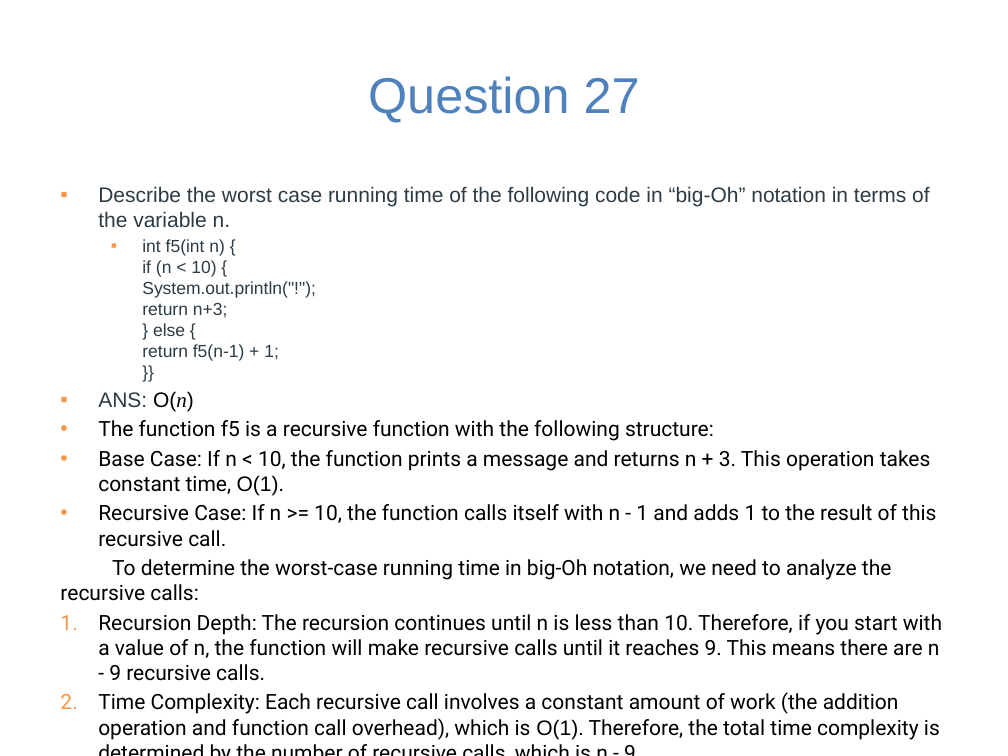
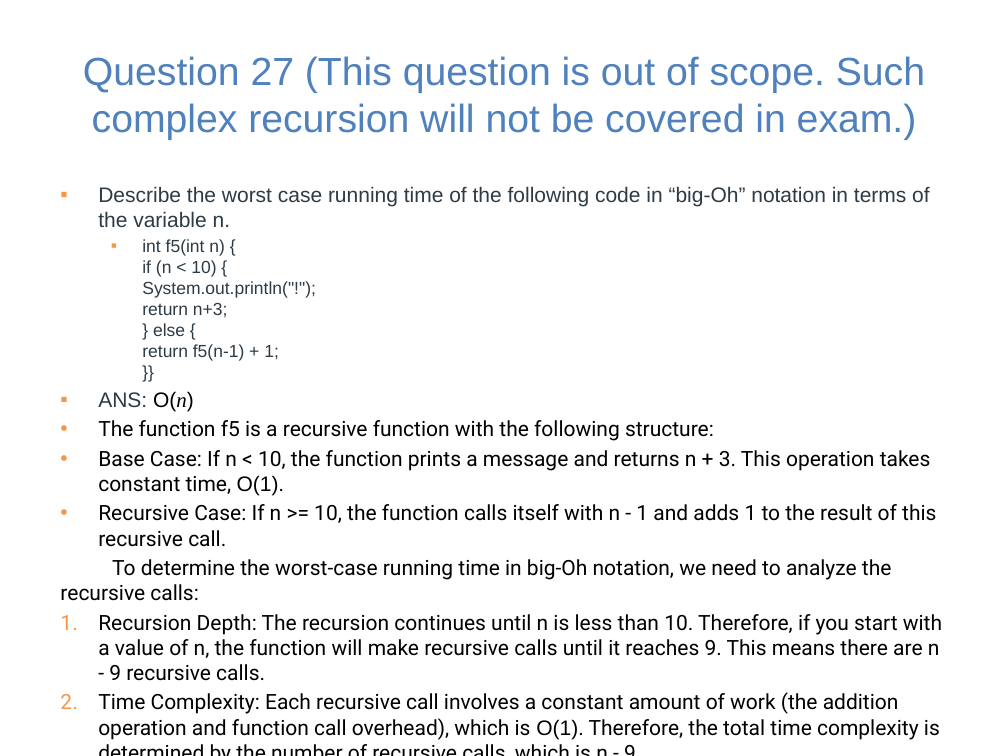
Before and after one commit to guhofstra/CSC111Fa25, a slide deck: slide 26 of PPTs/Quiz/MidtermExam2024.pptx. Drawn at 1008x756 pixels with LibreOffice and Linux fonts; fonts in the diff are those of the drawing. Boxes give left, top, right and bottom in pixels: in the first picture for what was removed or moved away, otherwise in the second. Text is boxed around its words. In the diff, an @@ line names an element or a change of style, - is before the commit and + after.

```diff
--- a/PPTs/Quiz/MidtermExam2024.pptx
+++ b/PPTs/Quiz/MidtermExam2024.pptx
@@ title at [83, 56, 925, 140]: text changed; size 36 to 28 pt @@
-Question 27
+Question 27 (This question is out of scope. Such complex recursion will not be covered in exam.)
```
Also in this commit, not shown: 1 other slide changed, 9 other files.
